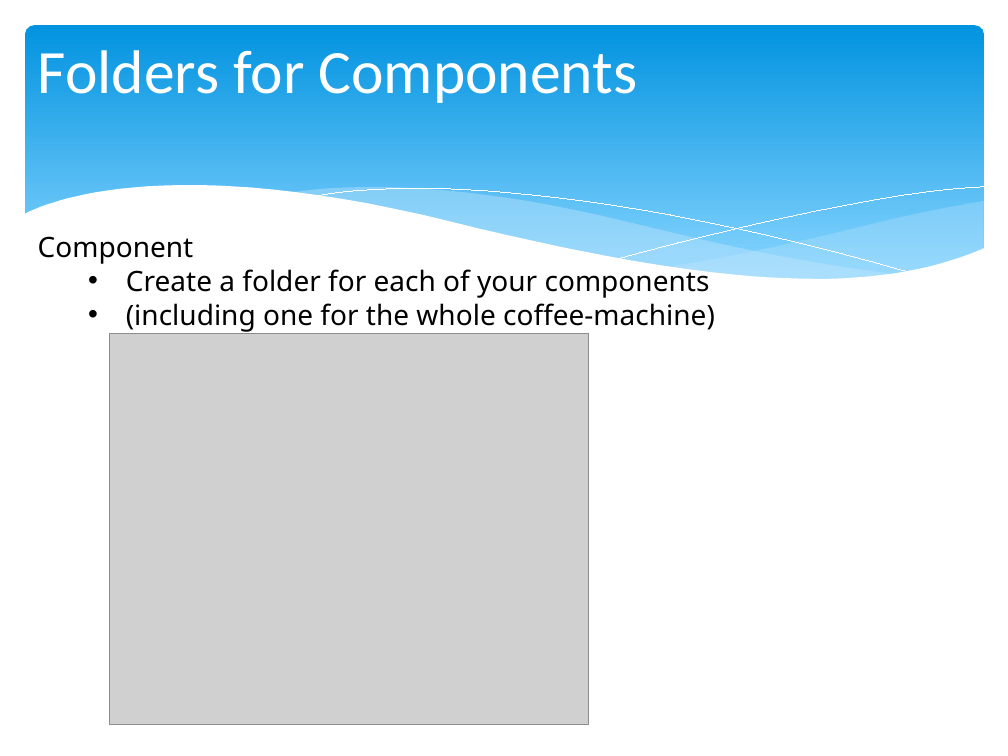
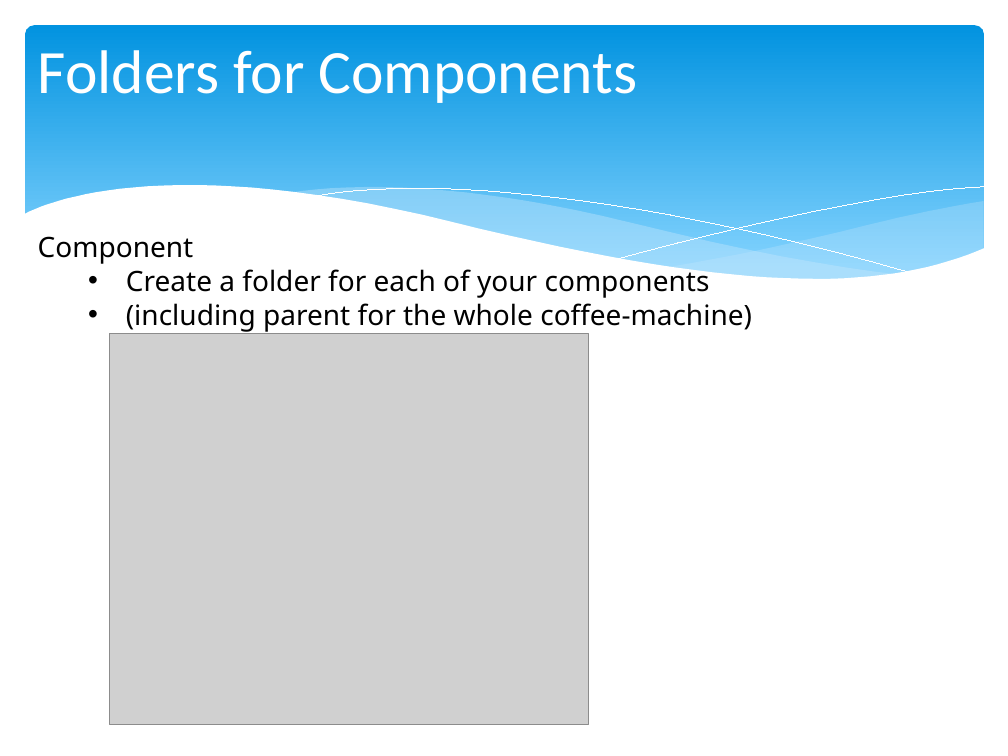
Before and after one commit to chris-turps/QA_Python3, a slide deck: slide 8 of DG_03 DRY-We need a coffee machine.pptx (slide 5 before the commit). Drawn at 1008x756 pixels with LibreOffice and Linux fonts; fonts in the diff are those of the drawing; grey boxes stand for pictures. Boxes give left, top, right and bottom in pixels: in the first picture for what was removed or moved away, otherwise in the second. Text is boxed around its words. In the diff, an @@ line names an element or a change of style, - is before the commit and + after.

```diff
--- a/DG_03 DRY-We need a coffee machine.pptx
+++ b/DG_03 DRY-We need a coffee machine.pptx
@@ text at (x1=126, y1=303, x2=752, y2=332): text changed @@
-  • (including one for the whole coffee-machine)
+  • (including parent for the whole coffee-machine)
```
Also in this commit, not shown: 3 slides added, 4 other files.
